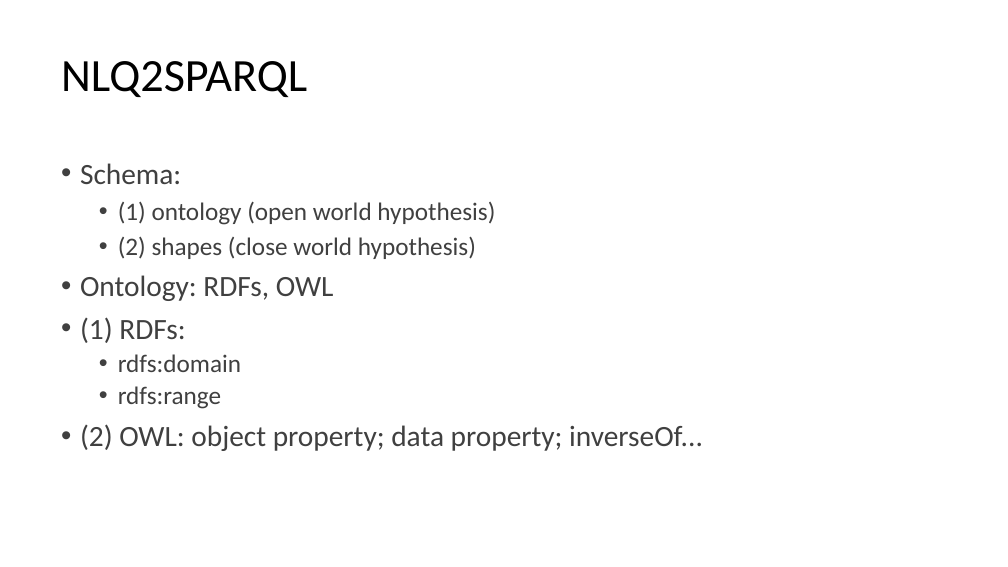
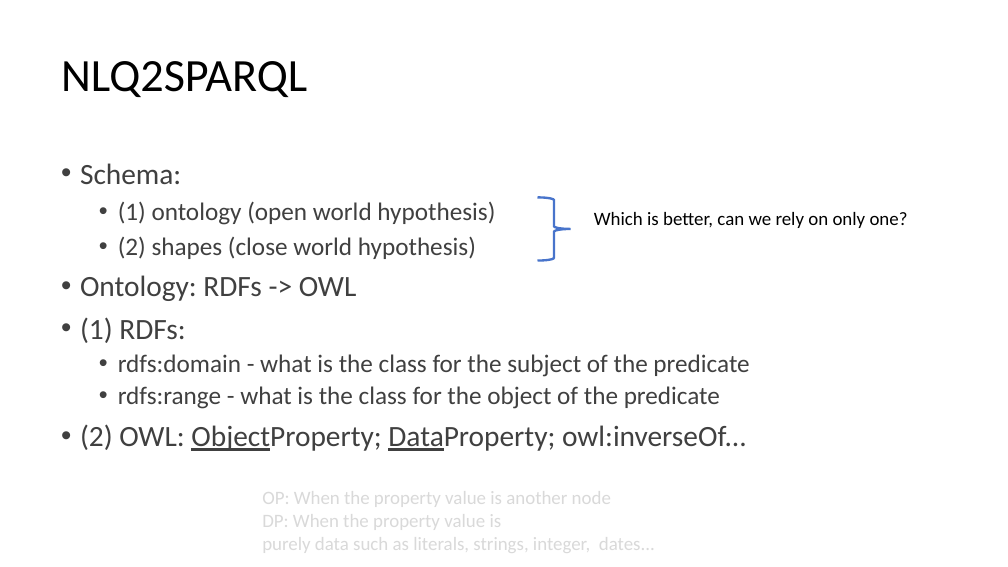
Before and after one commit to DDMAL/linkedmusic-queries, a slide deck: slide 5 of handOver_generalReviewOf_LinkedMusicQueries2024-2025.pptx (slide 4 before the commit). Drawn at 1008x567 pixels with LibreOffice and Linux fonts; fonts in the diff are those of the drawing. Boxes give left, top, right and bottom in pixels: in the first picture for what was removed or moved away, otherwise in the second. Text is boxed around its words. In the diff, an @@ line names an element or a change of style, - is before the commit and + after.

```diff
--- a/handOver_generalReviewOf_LinkedMusicQueries2024-2025.pptx
+++ b/handOver_generalReviewOf_LinkedMusicQueries2024-2025.pptx
@@ right brace added at [538,197,571,261], outline #4874CB 2.25 pt @@
@@ text added at [594,212,908,228], 18 pt, text #000000 @@
+Which is better, can we rely on only one?
@@ text at [80,275,357,301]: text changed @@
-• Ontology: RDFs, OWL
+• Ontology: RDFs -> OWL
@@ text at [80,354,749,451]: text changed; size 28 to 24 pt @@
-  • rdfs:domain
-  • rdfs:range
-• (2) OWL: object property; data property; inverseOf...
+  • rdfs:domain - what is the class for the subject of the predicate
+  • rdfs:range - what is the class for the object of the predicate
+• (2) OWL: ObjectProperty; DataProperty; owl:inverseOf...
@@ text added at [262,487,655,555], 18 pt, text #D9D9D9 @@
+OP: When the property value is another node
+DP: When the property value is
+purely data such as literals, strings, integer, dates...
```
Also in this commit, not shown: 9 other slides changed, 4 slides added, 1 other file.
